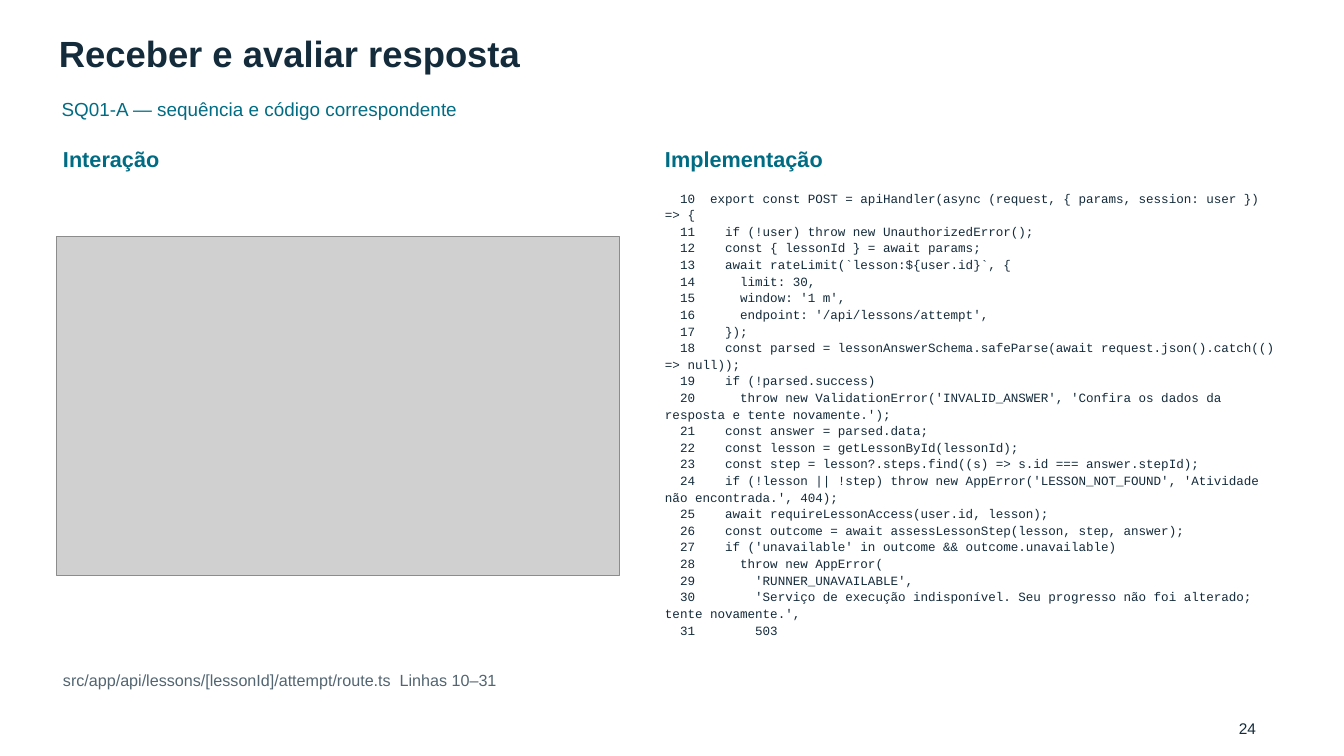
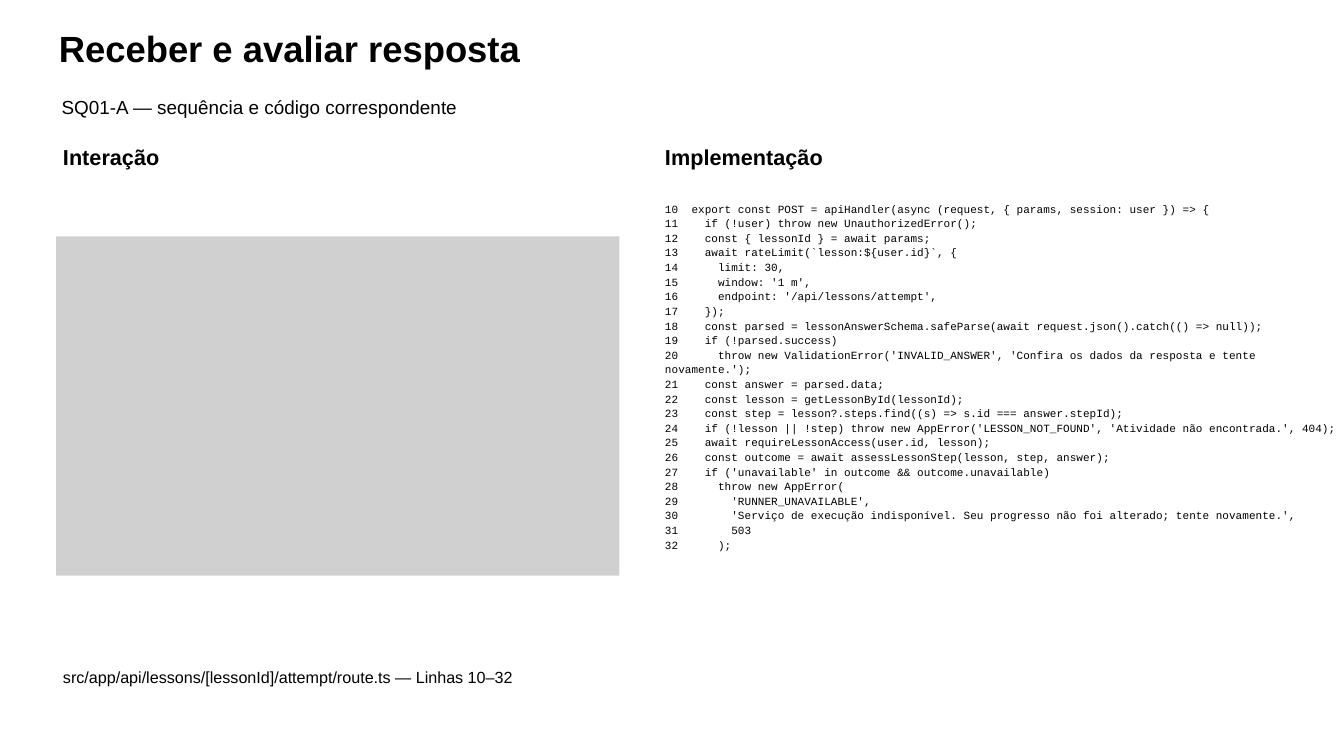
Before and after one commit to pedrotescaro/Stacklyst, a slide deck: slide 52 of docs/laboratorio-engenharia-software/revisao-final-2026-11-03/fontes/drive/Stacklyst-seminario-atualizado-2026-11-03.pptx (slide 24 before the commit). Drawn at 1344x756 pixels with LibreOffice and Linux fonts; fonts in the diff are those of the drawing; grey boxes stand for pictures. Boxes give left, top, right and bottom in pixels: in the first picture for what was removed or moved away, otherwise in the second. Text is boxed around its words. In the diff, an @@ line names an element or a change of style, - is before the commit and + after.

```diff
--- a/docs/laboratorio-engenharia-software/revisao-final-2026-11-03/fontes/drive/Stacklyst-seminario-atualizado-2026-11-03.pptx
+++ b/docs/laboratorio-engenharia-software/revisao-final-2026-11-03/fontes/drive/Stacklyst-seminario-atualizado-2026-11-03.pptx
@@ text "Receber e avaliar resposta" at (59,35,520,69): text colour #142B3B to #000000; line spacing 1.1 to 51.5pt @@
@@ text "SQ01-A — sequência e código ..." at (62,100,456,118): text colour #006C83 to #000000; line spacing 1.1 to 26.7pt @@
@@ text "Interação" at (63,149,159,169): text colour #006C83 to #000000; line spacing 1.1 to 30.7pt @@
@@ text "Implementação" at (665,149,823,169): text colour #006C83 to #000000; line spacing 1.1 to 30.7pt @@
@@ text at (665,205,1335,534): paragraph added @@
+32 );
@@ text at (665,205,1335,534): size 13.5 to 11.8 pt, text colour #142B3B to #000000; line spacing 1.1 to 15.6pt @@
@@ picture at (56,237,620,576): outline redrawn @@
@@ text at (63,671,513,687): text changed; text colour #526571 to #000000 @@
-src/app/api/lessons/[lessonId]/attempt/route.ts Linhas 10–31
+src/app/api/lessons/[lessonId]/attempt/route.ts — Linhas 10–32
@@ text removed at (1239,723,1256,734) @@
-24
```
Also in this commit, not shown: 31 other slides changed, 40 slides added, 19 slides removed, 24 other files.
